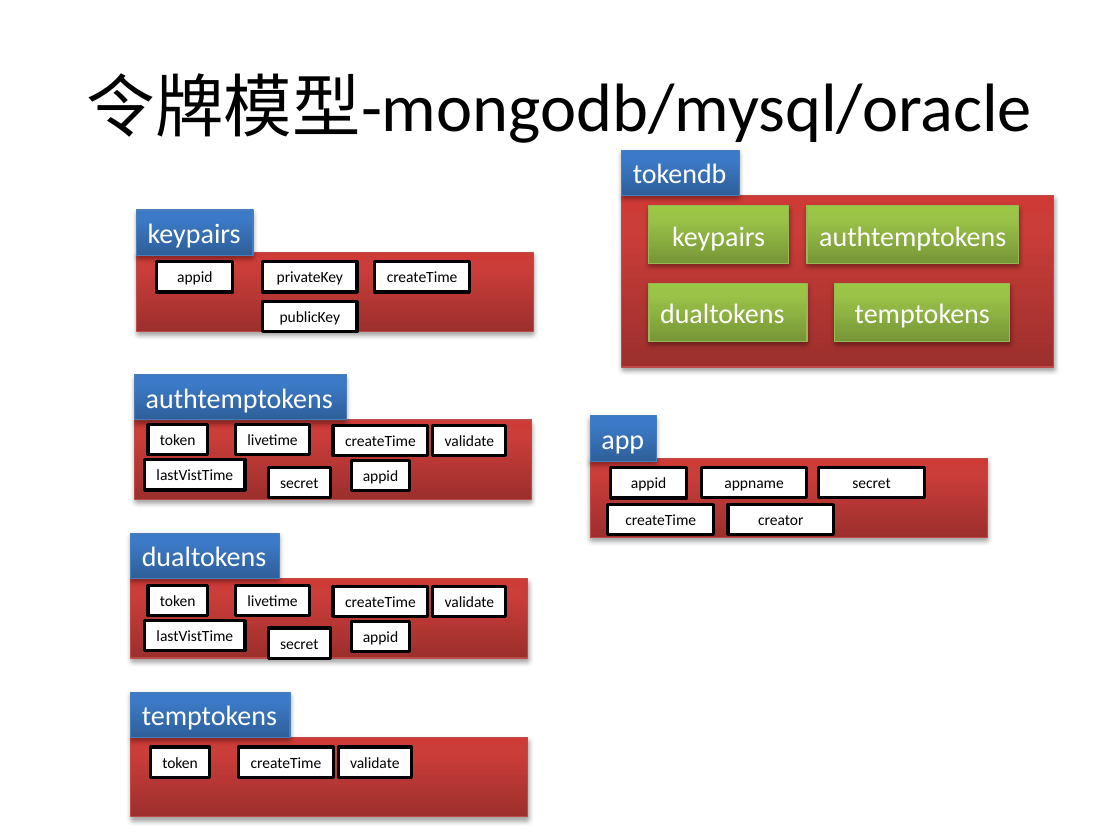
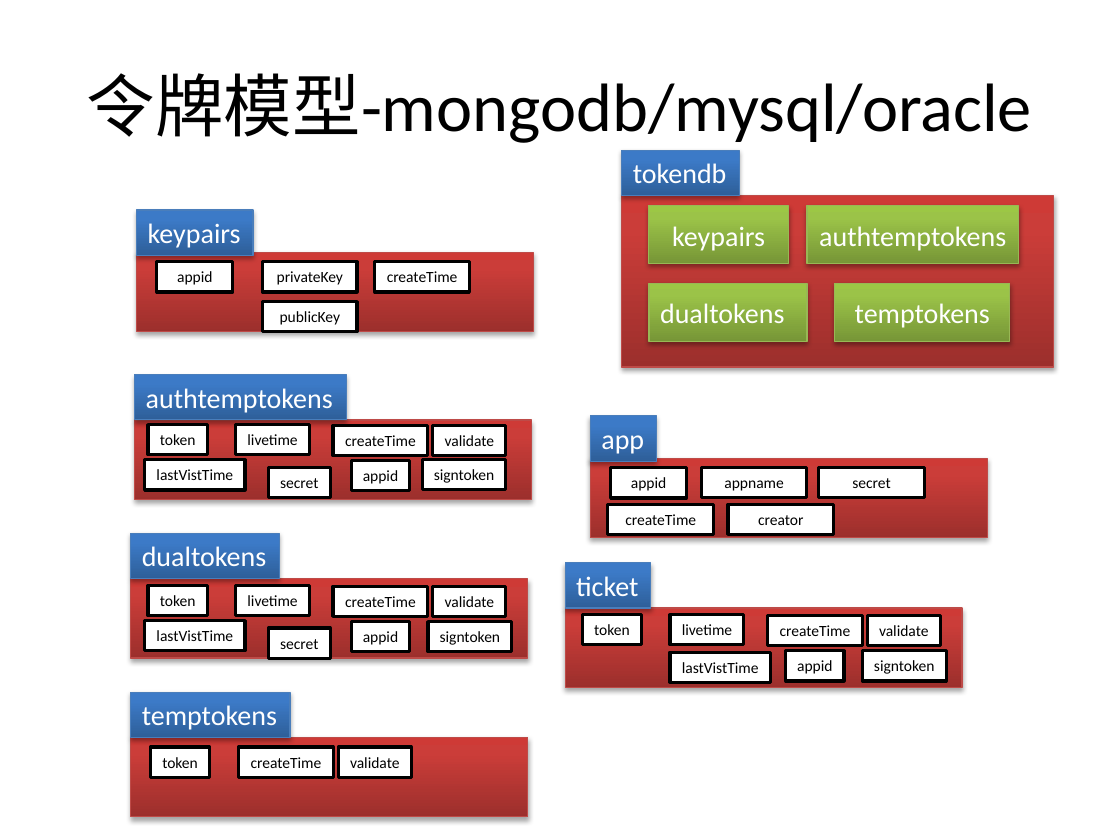
Before and after one commit to bbossgroups/bboss, a slide deck: slide 2 of 文档/令牌管理.pptx. Drawn at 1120x840 pixels with LibreOffice and Linux fonts; fonts in the diff are those of the drawing. Boxes give left, top, right and bottom in pixels: in the first picture for what was removed or moved away, otherwise in the second. Text is boxed around its words. In the diff, an @@ line names an element or a change of style, - is before the commit and + after.

Commit message:
改造令牌机制

```diff
--- a/文档/令牌管理.pptx
+++ b/文档/令牌管理.pptx
@@ rectangle added at (x1=422, y1=459, x2=506, y2=489), fill #FFFFFF, outline #000000 2 pt, 10 pt, text #000000 @@
+signtoken
@@ rectangle added at (x1=566, y1=563, x2=652, y2=608), fill gradient #2F5F99 to #3D7CC7 to #3A7CCB, outline #4B7EBC 0.75 pt, 18 pt, text #FFFFFF @@
+ticket
@@ rectangle added at (x1=428, y1=622, x2=512, y2=652), fill #FFFFFF, outline #000000 2 pt, 10 pt, text #000000 @@
+signtoken
@@ rectangle added at (x1=566, y1=608, x2=962, y2=688), fill gradient #9C2F2D to #CB3E3A to #CE3B37, outline #BF4C48 0.75 pt @@
@@ rectangle added at (x1=582, y1=615, x2=642, y2=645), fill #FFFFFF, outline #000000 2 pt, 10 pt, text #000000 @@
+token
@@ rectangle added at (x1=670, y1=615, x2=744, y2=645), fill #FFFFFF, outline #000000 2 pt, 10 pt, text #000000 @@
+livetime
@@ rectangle added at (x1=767, y1=616, x2=862, y2=646), fill #FFFFFF, outline #000000 2 pt, 10 pt, text #000000 @@
+createTime
@@ rectangle added at (x1=867, y1=616, x2=940, y2=646), fill #FFFFFF, outline #000000 2 pt, 10 pt, text #000000 @@
+validate
@@ rectangle added at (x1=670, y1=652, x2=771, y2=682), fill #FFFFFF, outline #000000 2 pt, 10 pt, text #000000 @@
+lastVistTime
@@ rectangle added at (x1=786, y1=651, x2=844, y2=681), fill #FFFFFF, outline #000000 2 pt, 10 pt, text #000000 @@
+appid
@@ rectangle added at (x1=862, y1=651, x2=946, y2=681), fill #FFFFFF, outline #000000 2 pt, 10 pt, text #000000 @@
+signtoken
```
Also in this commit, not shown: 28 other files.
